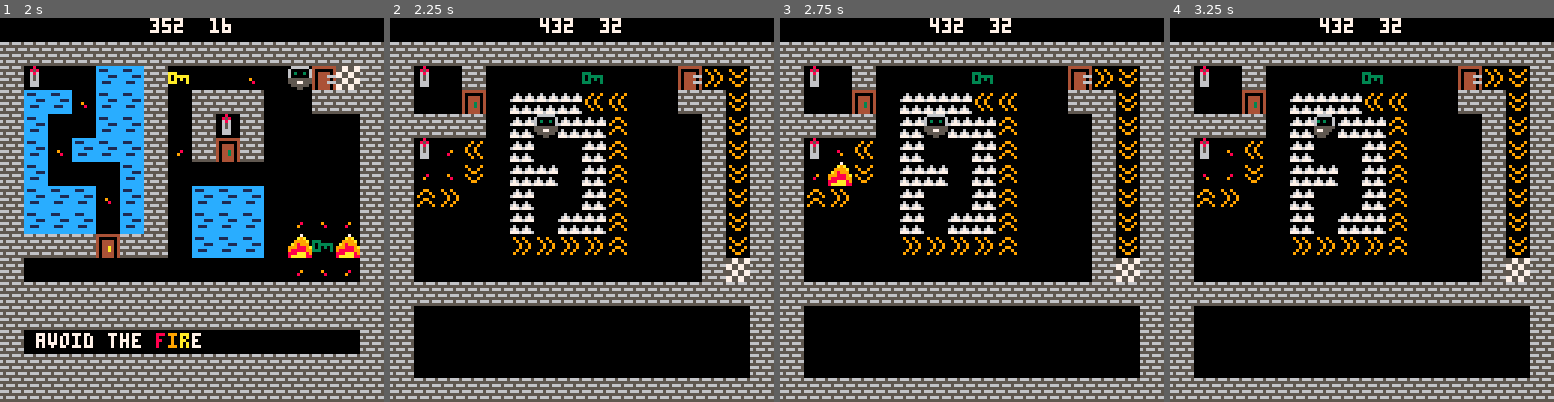
Above: before the commit, frames 1-4 (left to right).
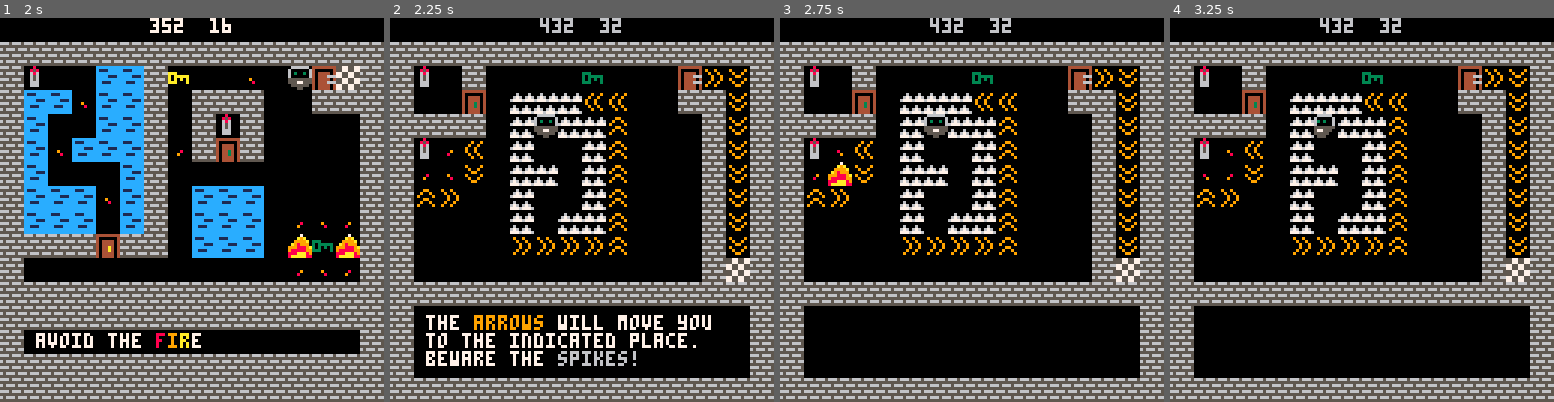
Above: after the commit, the same moments.

Repository: VedVid/picos-challange
Game: PICO-8 cartridge picoschallange.p8
Two runs of this game, one before a commit and one after it. Both use one fixed random seed, a clock stepped at 60 frames per second and the inputs below.
Inputs:
- Up to frame 1 (2 s): tap O (Z key) at 0.7, 1.7 s; hold Right from 1.6 s (still down)
- Up to frame 2 (2.25 s): release Right at 2.1 s; tap O (Z key) at 2.1 s; hold Up from 2.15 s (still down)
- Up to frame 3 (2.75 s): release Up at 2.42 s; hold Right from 2.47 s (still down); tap O (Z key) at 2.5 s
- Up to frame 4 (3.25 s): tap O (Z key) at 2.9 s; release Right at 3.03 s; hold Left from 3.08 s (still down)

Frame 1 is identical in both runs. In frame 2, 3.6% of the frame differs, in the area x 9-84%, y 0-91%; in frame 3, 0.3%; in frame 4, 0.3%.

Commit message:
Added level info for 4th level

Diff:
--- a/picoschallange.p8
+++ b/picoschallange.p8
@@ -56,6 +56,8 @@
   print_level_1_info()
  elseif player.level == 3 then
   print_level_3_info()
+ elseif player.level == 4 then
+  print_level_4_info()
  end
 end
 
@@ -357,6 +359,16 @@
 
 -->8
 --levels' info
+
+
+function print_level_4_info()
+ print("the ", 12+offset_x, 99, 7)
+ print("arrows ", 28+offset_x, 99, 9)
+ print("will move you", 56+offset_x, 99, 7)
+ print("to the indicated place.", 12+offset_x, 99+6, 7)
+ print("beware the ", 12+offset_x, 99+12, 7)
+ print("spikes!", 56+offset_x, 99+12, 6)
+end
 
 
 function print_level_3_info()
